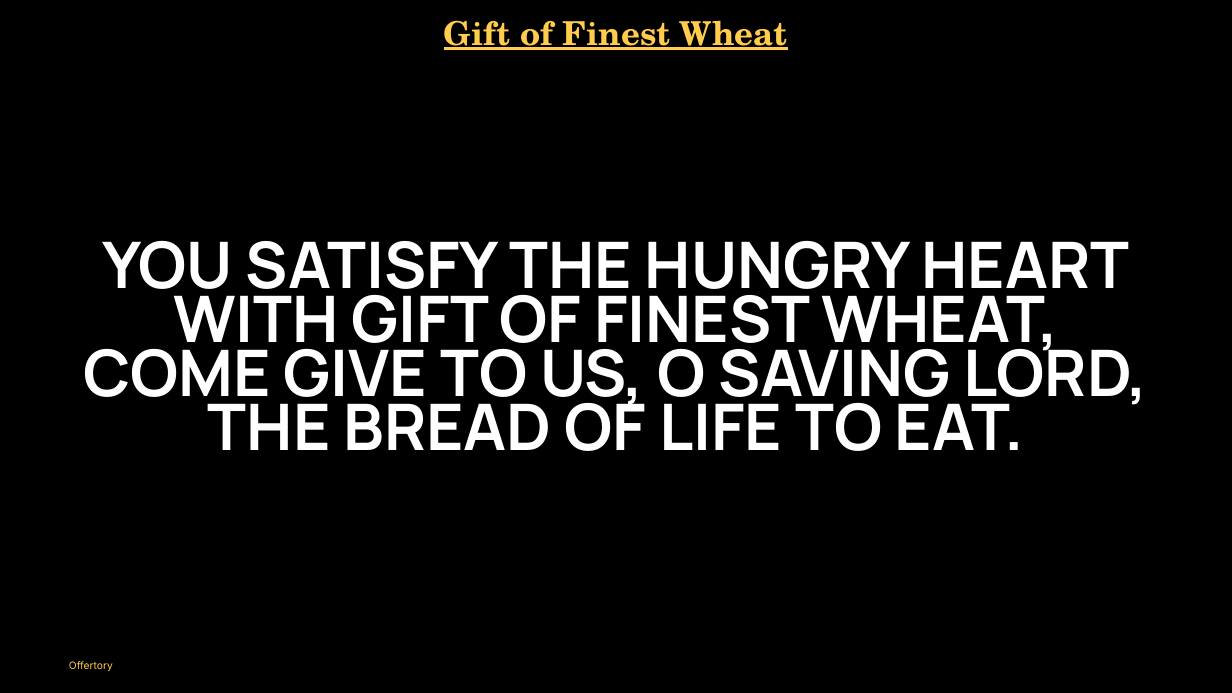
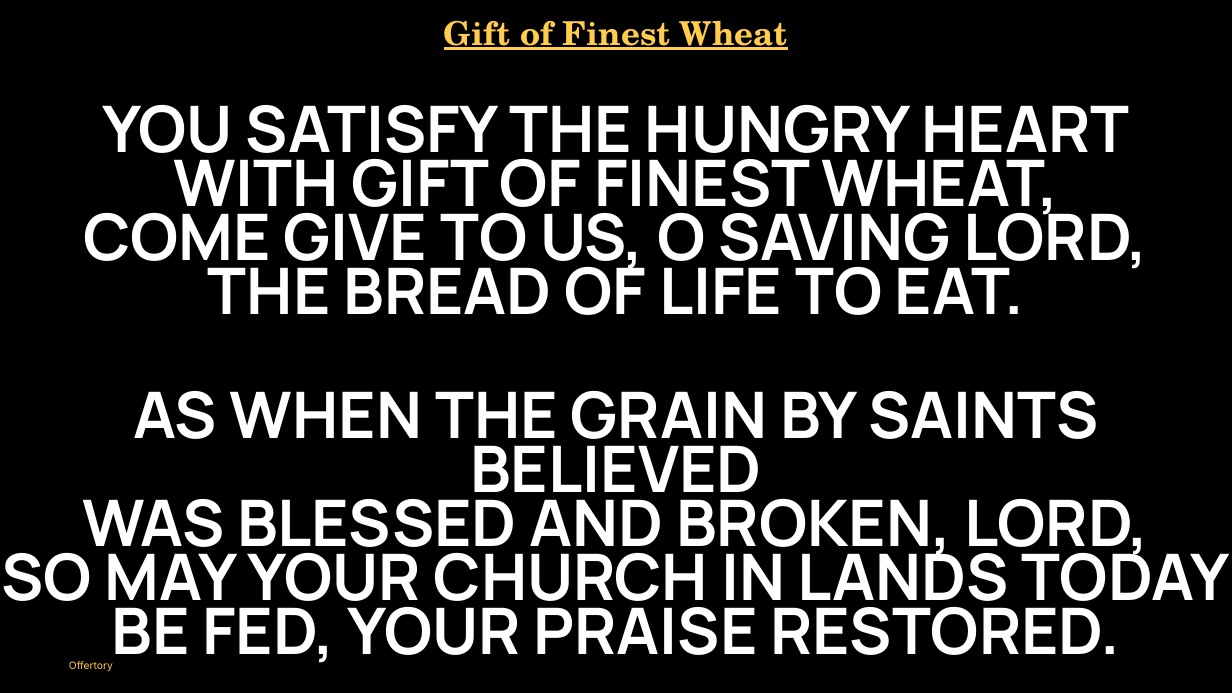
Before and after one commit to divinogabriel9/verbum, a slide deck: slide 32 of outputs/GFCC14Jun2026_11thSundayinOrdinaryTime.pptx (slide 34 before the commit). Drawn at 1232x693 pixels with LibreOffice and Linux fonts; fonts in the diff are those of the drawing. Boxes give left, top, right and bottom in pixels: in the first picture for what was removed or moved away, otherwise in the second. Text is boxed around its words. In the diff, an @@ line names an element or a change of style, - is before the commit and + after.

```diff
--- a/outputs/GFCC14Jun2026_11thSundayinOrdinaryTime.pptx
+++ b/outputs/GFCC14Jun2026_11thSundayinOrdinaryTime.pptx
@@ text "YOU SATISFY THE HUNGRY HEART": place and size @@
-text "YOU SATISFY THE HUNGRY HEART" at <box>83,241,1149,451</box>
+text "YOU SATISFY THE HUNGRY HEART" at <box>83,105,1149,315</box>
@@ text added at <box>1,391,1230,664</box>, 75 pt, text #FFFFFF, bold @@
+AS WHEN THE GRAIN BY SAINTS BELIEVED
+WAS BLESSED AND BROKEN, LORD,
+SO MAY YOUR CHURCH IN LANDS TODAY
+BE FED, YOUR PRAISE RESTORED.
```
Also in this commit, not shown: 11 other slides changed, 1 slide added, 12 slides removed, 28 other files.
